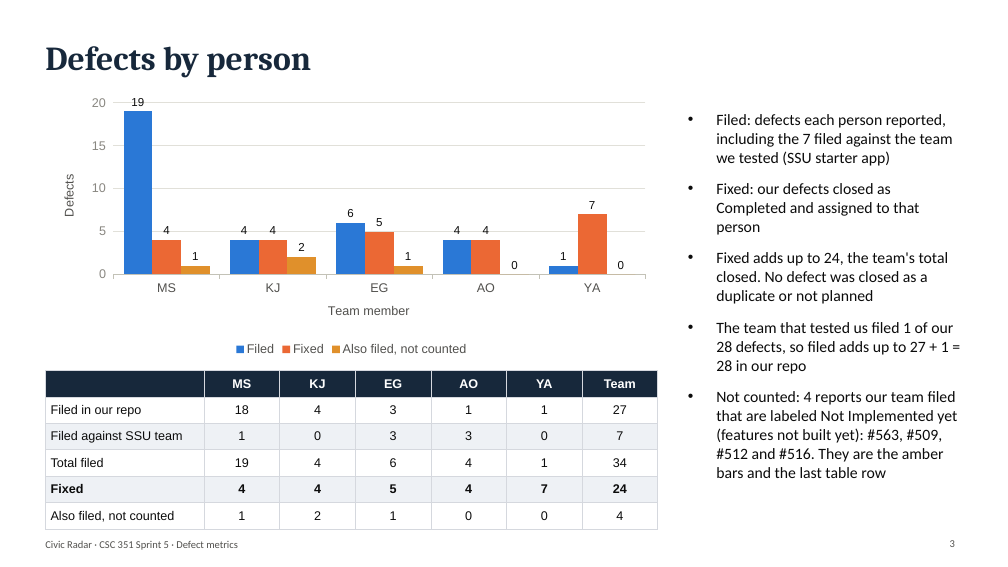
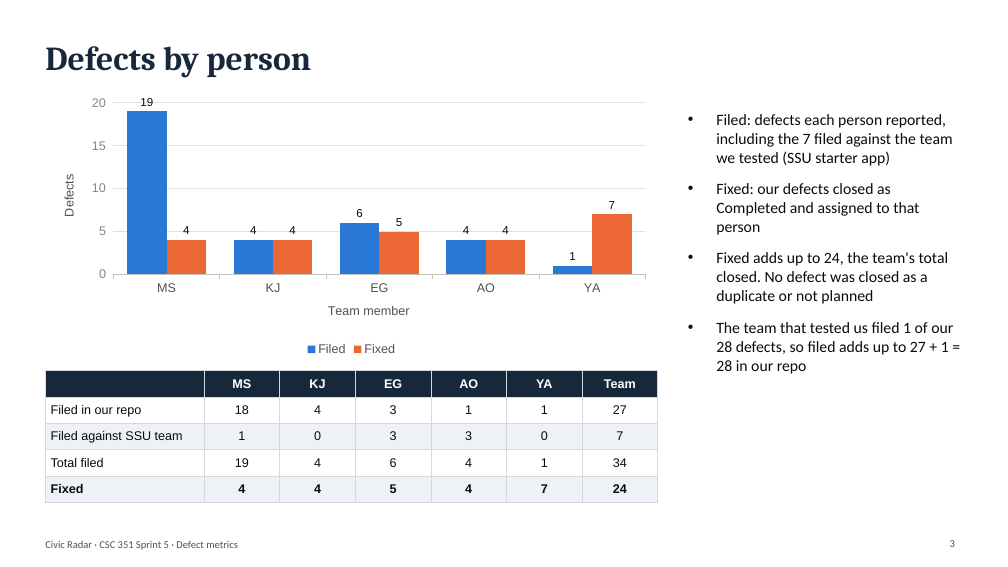
Before and after one commit to Civic-Radar/civicradar-project, a slide deck: slide 3 of Defect Metrics/Civic Radar Defect Metrics.pptx. Drawn at 1008x567 pixels with LibreOffice and Linux fonts; fonts in the diff are those of the drawing. Boxes give left, top, right and bottom in pixels: in the first picture for what was removed or moved away, otherwise in the second. Text is boxed around its words. In the diff, an @@ line names an element or a change of style, - is before the commit and + after.

Commit message:
Remove the not-counted bars from the by-person slide
The slide now shows filed and fixed per person only. The Not Implemented yet reports stay out of the counts and are still listed on the data-checking slide and in the tables.

```diff
--- a/Defect Metrics/Civic Radar Defect Metrics.pptx
+++ b/Defect Metrics/Civic Radar Defect Metrics.pptx
@@ column chart at (x1=45, y1=91, x2=658, y2=359) @@
-Also filed, not counted: 1, 2, 1, 0, 0
@@ table at (x1=45, y1=371, x2=658, y2=503) @@
-row 6: Also filed, not counted | 1 | 2 | 1 | 0 | 0 | 4
@@ text at (x1=716, y1=391, x2=957, y2=478): paragraph removed @@
-• Not counted: 4 reports our team filed that are labeled Not Implemented yet (features not built yet): #563, #509, #512 and #516. They are the amber bars and the last table row
```
Also in this commit, not shown: 1 other file.
